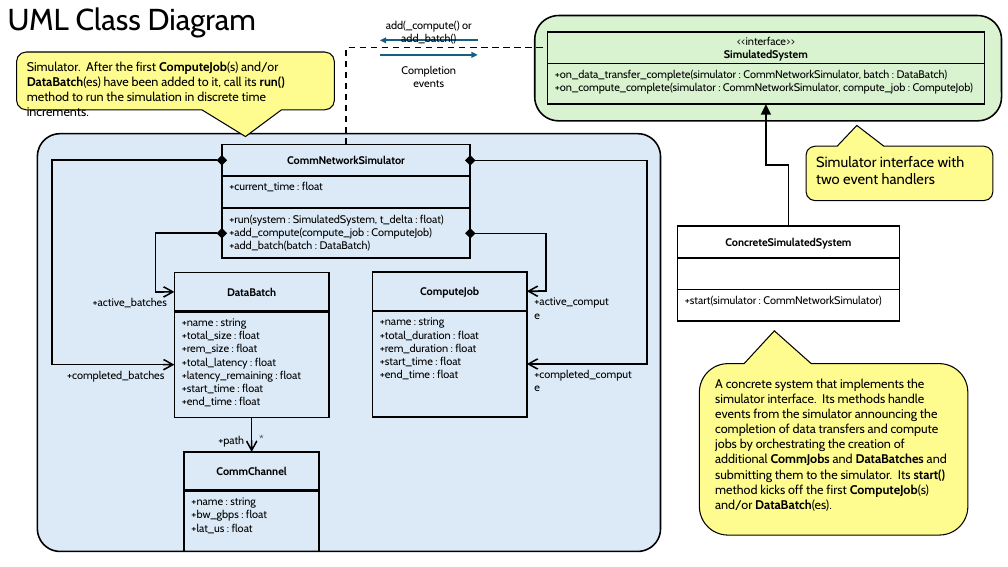
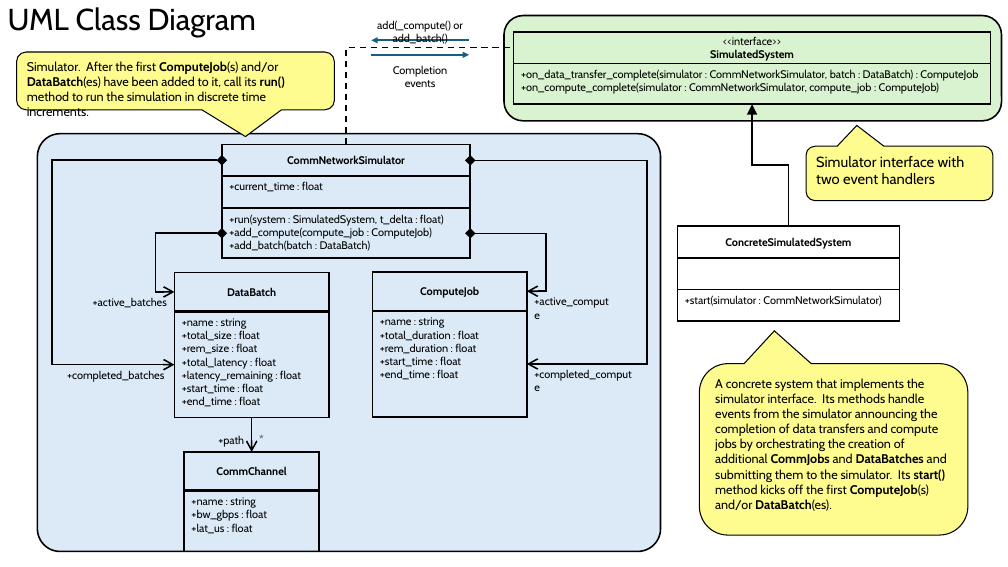
Before and after one commit to virgil382/LLMInferenceSystemSimulator, a slide deck: slide 4 of docs/Simulator.pptx. Drawn at 1008x567 pixels with LibreOffice and Linux fonts; fonts in the diff are those of the drawing. Boxes give left, top, right and bottom in pixels: in the first picture for what was removed or moved away, otherwise in the second. Text is boxed around its words. In the diff, an @@ line names an element or a change of style, - is before the commit and + after.

```diff
--- a/docs/Simulator.pptx
+++ b/docs/Simulator.pptx
@@ rounded rectangle: place and size @@
-rounded rectangle at box(535, 16, 1001, 121)
+rounded rectangle at box(504, 16, 1002, 121)
@@ rounded rectangle at box(504, 16, 1002, 121): proportions changed @@
@@ elbow line moved from (346, 144) - (547, 48) to (346, 144) - (513, 48) @@
@@ 2 texts, 2 arrows: place and size @@
-2 texts, 2 arrows at box(380, 20, 478, 87)
+2 texts, 2 arrows at box(371, 20, 469, 87)
@@ rectangle "<<interface>>": place and size @@
-rectangle "<<interface>>" at box(547, 32, 985, 64)
+rectangle "<<interface>>" at box(513, 32, 991, 64)
@@ rectangle "+on_data_transfer_complete(simulator : CommNetworkSimulator, ...": place and size @@
-rectangle "+on_data_transfer_complete(simulator : CommNetworkSimulator, ..." at box(547, 64, 985, 104)
+rectangle "+on_data_transfer_complete(simulator : CommNetworkSimulator, ..." at box(513, 64, 991, 104)
@@ text in rectangle at box(521, 69, 978, 81): text changed @@
-+on_data_transfer_complete(simulator : CommNetworkSimulator, batch : DataBatch)
++on_data_transfer_complete(simulator : CommNetworkSimulator, batch : DataBatch) : ComputeJob
@@ elbow arrow moved from (789, 226) - (766, 104) to (789, 226) - (752, 104) @@
```
Also in this commit, not shown: 2 other files.
